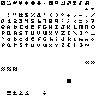
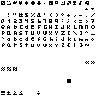
Comparing the layer stacks of the two (96, 96) images. Changes:
painted on "char" over <box>1,2,88,95</box>
